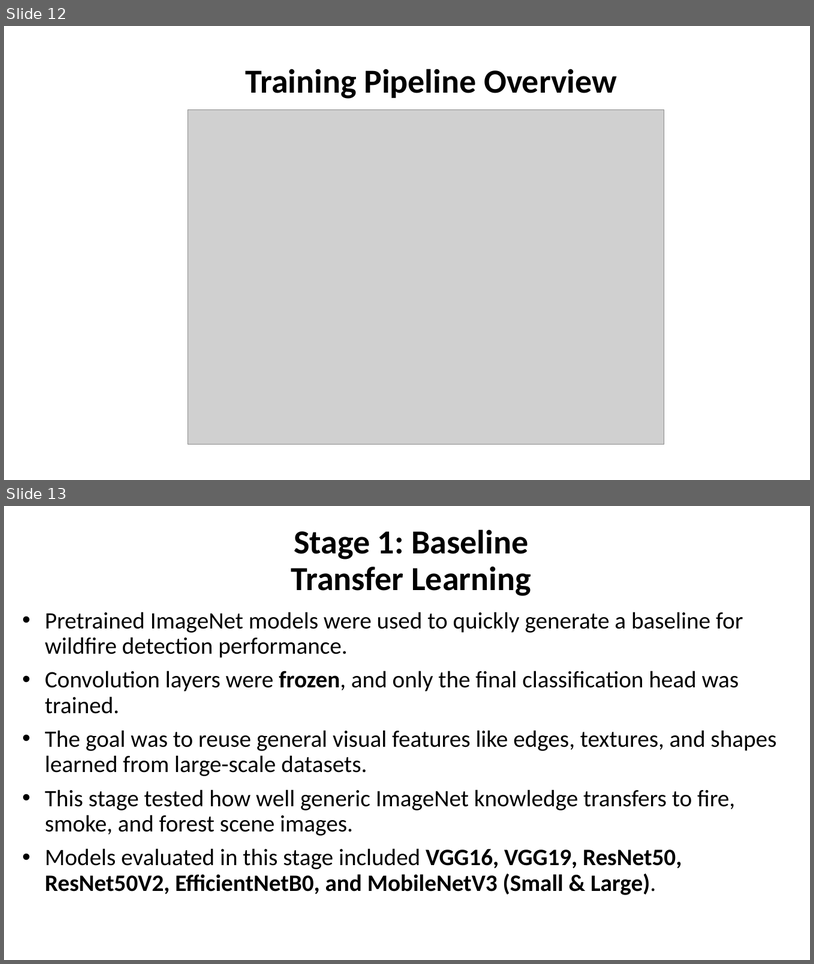
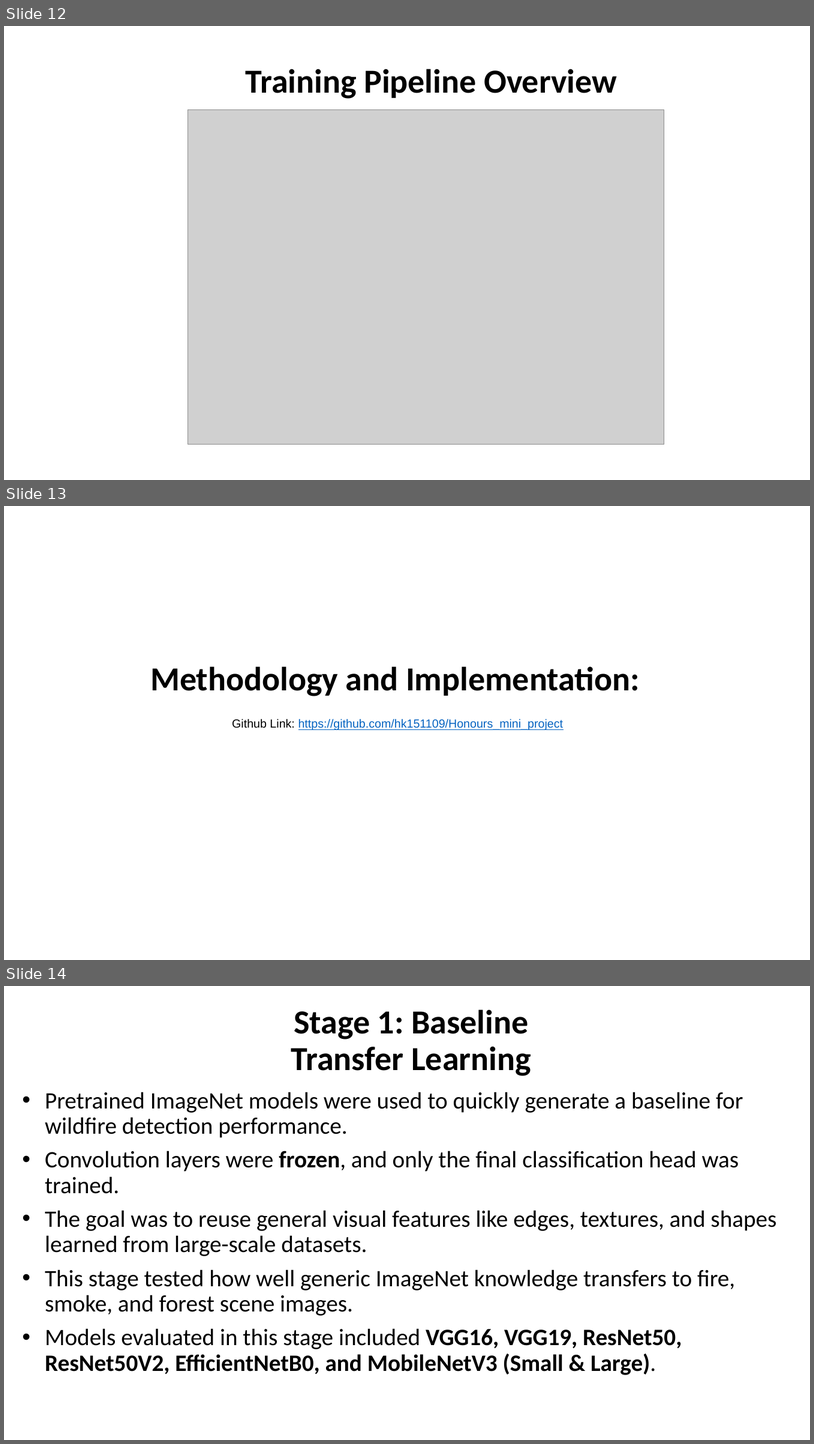
Before and after one commit to hk151109/Honours_mini_project, a slide deck: Honours_Project.pptx. Shown one above the other, each under a label of ours: slides 12 and 13 before the commit, slides 12, 13 and 14 after it. The pictures are 814x964 and 814x1444 pixels, drawn with LibreOffice and Linux fonts; fonts in the diff are those of the drawing; grey boxes stand for pictures; background and template pictures are left out. Boxes give left, top, right and bottom in pixels: in the first picture for what was removed or moved away, otherwise in the second. Text is boxed around its words. In the diff, an @@ line names an element or a change of style, - is before the commit and + after.

Commit message:
update ppt

```diff
--- a/Honours_Project.pptx
+++ b/Honours_Project.pptx
@@ slide 13 added at (x1=4, y1=506, x2=810, y2=960), background #FFFFFF @@
@@ title added at (x1=150, y1=666, x2=640, y2=696), 40 pt, text #000000, bold @@
+Methodology and Implementation:
@@ text added at (x1=232, y1=718, x2=563, y2=730), 14 pt, text #0563C1, underline @@
+Github Link: https://github.com/hk151109/Honours_mini_project
@@ page number added at (x1=574, y1=927, x2=755, y2=951), 12 pt, text #FFFFFF @@
+13
@@ what was slide 13 is now slide 14 @@
```
Also in this commit, not shown: 1 other slide added.
